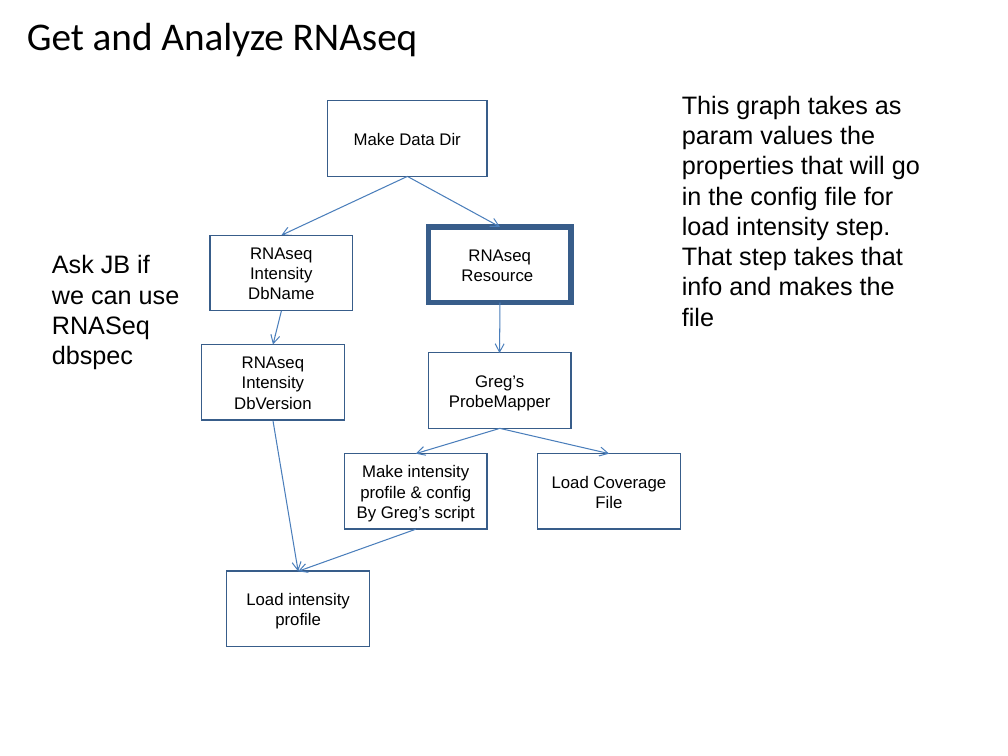
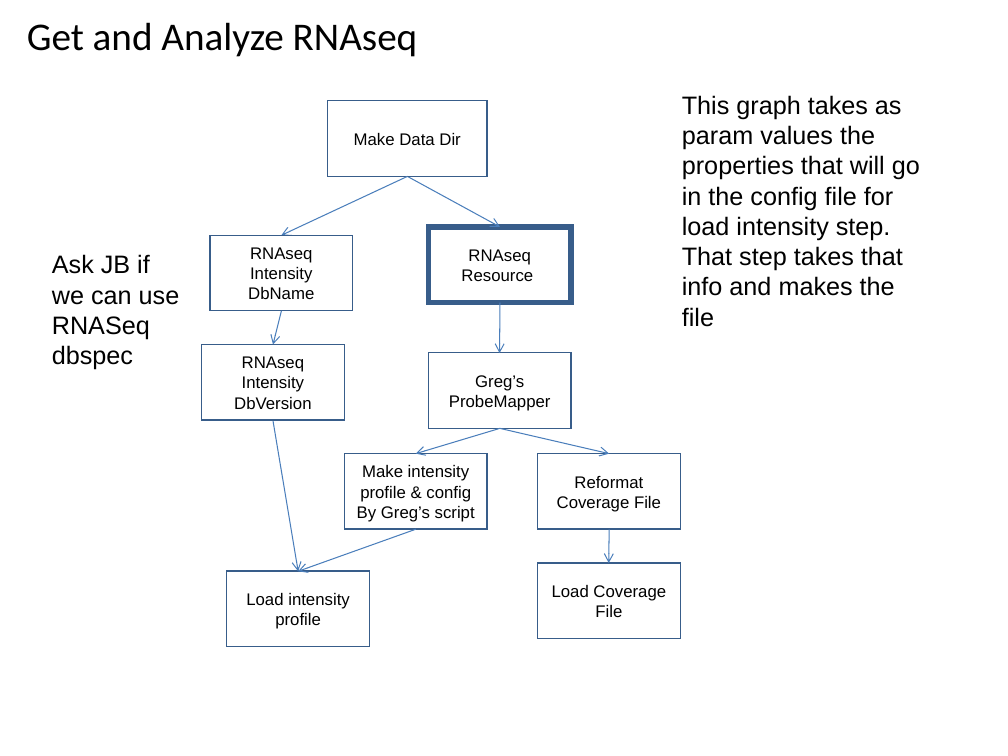
Before and after one commit to VEuPathDB/ApiCommonWorkflow, a slide deck: slide 48 of Main/doc/IntegratedWorkflow.ppt (slide 45 before the commit). Drawn at 1008x756 pixels with LibreOffice and Linux fonts; fonts in the diff are those of the drawing. Boxes give left, top, right and bottom in pixels: in the first picture for what was removed or moved away, otherwise in the second. Text is boxed around its words. In the diff, an @@ line names an element or a change of style, - is before the commit and + after.

```diff
--- a/Main/doc/IntegratedWorkflow.ppt
+++ b/Main/doc/IntegratedWorkflow.ppt
@@ rectangle added at [537,454,680,529], outline #385D8A 0.99 pt, 12 pt, text #000000 @@
+Reformat Coverage File
@@ arrow added from (609, 529) to (609, 563), #4A7EBB 0.74 pt @@
@@ rectangle "Load Coverage File": place and size @@
-rectangle "Load Coverage File" at [537,454,680,529]
+rectangle "Load Coverage File" at [537,562,680,638]
```
Also in this commit, not shown: 6 other slides changed, 3 slides added.
